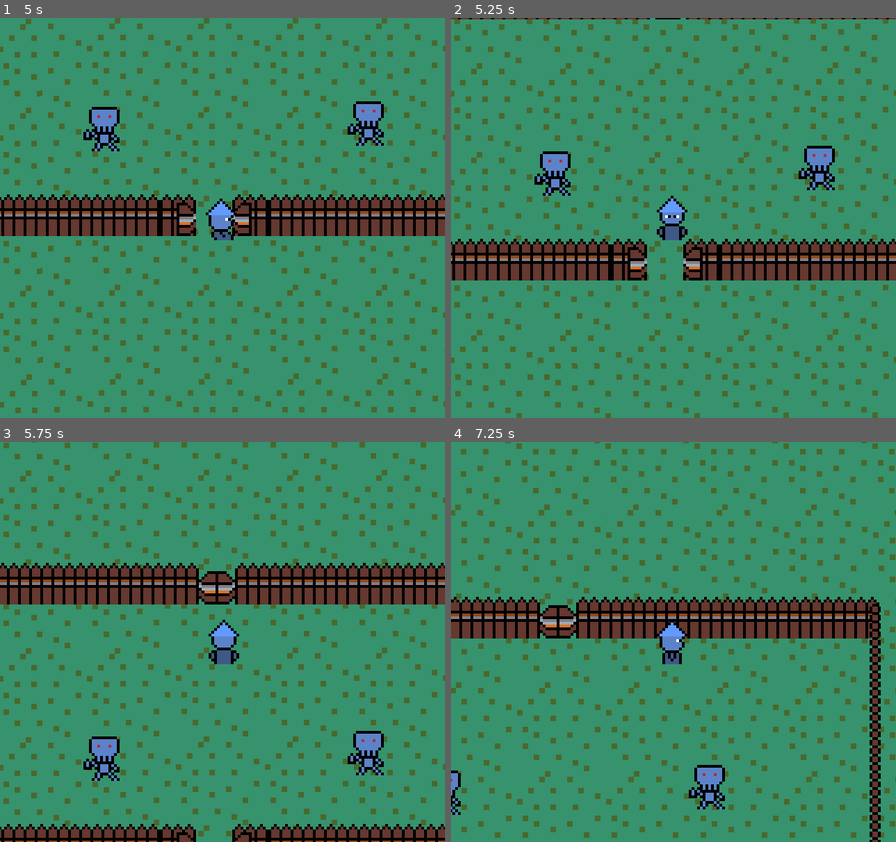
Above: before the commit, frames 1-4 (two rows, left to right).
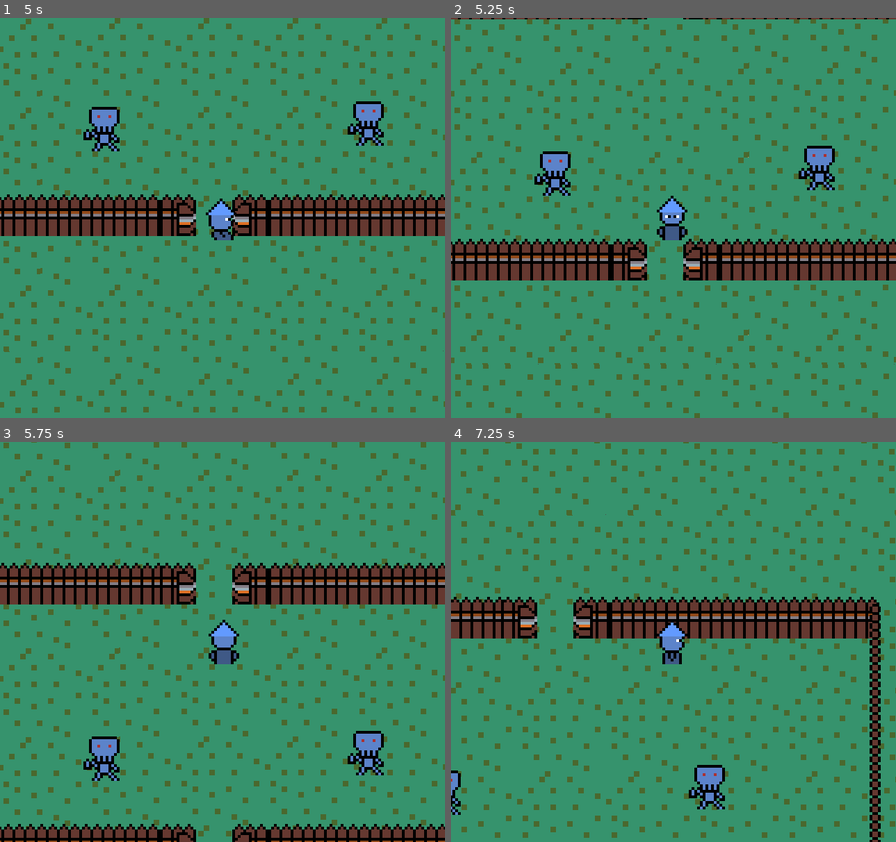
Above: after the commit, the same moments.

Repository: macattack69/TOPSECRETDONTTOUCH
Game: Godot game, scene res://Scenes/World.tscn
The game is run twice, just before and just after one commit, with the same random seed, the same clock (stepped at 60 frames per second) and the same inputs.
Inputs:
- Up to frame 1 (5 s): tap Enter at 0.5 s; hold W (ui_up) 0.53-2.03 s; tap R (dodge) at 0.6, 2.85 s; tap Space (shoot) at 1.35 s; hold A (ui_left) 2.03-3.53 s; tap F (shoot2) at 2.1, 4.35 s; hold S (ui_down) 3.53-4.28 s; hold Space (shoot) 3.53-4.28 s; hold D (ui_right) from 4.28 s (still down)
- Up to frame 2 (5.25 s): release D (ui_right) at 5.03 s; hold W (ui_up) from 5.03 s (still down); tap R (dodge) at 5.1 s
- Up to frame 3 (5.75 s): keep holding W (ui_up)
- Up to frame 4 (7.25 s): release W (ui_up) at 5.78 s; hold D (ui_right) from 5.78 s (still down); tap Space (shoot) at 5.85 s; tap F (shoot2) at 6.6 s

Frame 1 is identical in both runs. In frame 2, less than 0.1% of the frame differs, in the area x 35-61%, y 0-1%; in frame 3, 1.7%, in the area x 35-61%, y 30-41%; in frame 4, 1.7%.

Commit message:
lucky theres a man who
positively can do

Diff:
--- a/yamya2w+b/Scenes/World.tscn
+++ b/yamya2w+b/Scenes/World.tscn
@@ -7,9 +7,13 @@
 [ext_resource path="res://Scenes/Environmennt/wallupndown.tscn" type="PackedScene" id=5]
 [ext_resource path="res://Scenes/Environmennt/wallAngled.tscn" type="PackedScene" id=6]
 [ext_resource path="res://Scenes/manazombie.tscn" type="PackedScene" id=7]
-[ext_resource path="res://Scenes/Environmennt/gate_closed.tscn" type="PackedScene" id=8]
+[ext_resource path="res://Assets/peterson_gryfanson.png" type="Texture" id=8]
 [ext_resource path="res://Scenes/Environmennt/WallAngledFlipped.tscn" type="PackedScene" id=9]
 [ext_resource path="res://Scenes/Environmennt/barracks_wall.tscn" type="PackedScene" id=10]
+[ext_resource path="res://Assets/stevie_griffan.png" type="Texture" id=11]
+[ext_resource path="res://Assets/loins_infanticide.png" type="Texture" id=12]
+[ext_resource path="res://Assets/megathrob_gryphantide.png" type="Texture" id=13]
+[ext_resource path="res://Assets/chrischan_griffan.png" type="Texture" id=14]
 
 [node name="World" type="Node2D"]
 
@@ -32,9 +36,6 @@
 
 [node name="bigwall5" parent="YSort" instance=ExtResource( 4 )]
 position = Vector2( -90, -155 )
-
-[node name="Node2D2" parent="YSort" instance=ExtResource( 8 )]
-position = Vector2( -23, -155 )
 
 [node name="bigwall6" parent="YSort" instance=ExtResource( 4 )]
 position = Vector2( 44, -155 )
@@ -72,5 +73,28 @@
 [node name="gate_opened" parent="YSort" instance=ExtResource( 3 )]
 position = Vector2( -24, -61 )
 
+[node name="gate_opened2" parent="YSort" instance=ExtResource( 3 )]
+position = Vector2( -24, -155 )
+
 [node name="Player" parent="YSort" instance=ExtResource( 1 )]
 position = Vector2( -19, 9 )
+
+[node name="ChrischanGriffan" type="Sprite" parent="."]
+position = Vector2( -17, -386 )
+texture = ExtResource( 14 )
+
+[node name="LoinsInfanticide" type="Sprite" parent="."]
+position = Vector2( 13, -387 )
+texture = ExtResource( 12 )
+
+[node name="MegathrobGryphantide" type="Sprite" parent="."]
+position = Vector2( -7, -370 )
+texture = ExtResource( 13 )
+
+[node name="PetersonGryfanson" type="Sprite" parent="."]
+position = Vector2( 16, -372 )
+texture = ExtResource( 8 )
+
+[node name="StevieGriffan" type="Sprite" parent="."]
+position = Vector2( -10, -402 )
+texture = ExtResource( 11 )
--- a/yamya2w+b/player/Player.tscn
+++ b/yamya2w+b/player/Player.tscn
@@ -694,6 +694,7 @@
 
 [node name="CollisionShape2D" parent="Hitbox" index="0"]
 shape = SubResource( 77 )
+disabled = true
 
 [connection signal="area_entered" from="Hurtbox" to="." method="_on_Hurtbox_area_entered"]
 
Binary file added: yamya2w+b/Assets/chrischan_griffan.png
Not shown, added: yamya2w+b/Assets/chrischan_griffan.png.import
Binary file added: yamya2w+b/Assets/loins_infanticide.png
Not shown, added: yamya2w+b/Assets/loins_infanticide.png.import
Binary file added: yamya2w+b/Assets/megathrob_gryphantide.png
Not shown, added: yamya2w+b/Assets/megathrob_gryphantide.png.import
Binary file added: yamya2w+b/Assets/peterson_gryfanson.png
Not shown, added: yamya2w+b/Assets/peterson_gryfanson.png.import
Binary file added: yamya2w+b/Assets/stevie_griffan.png
Not shown, added: yamya2w+b/Assets/stevie_griffan.png.import
Not shown: 1 places in yamya2w+b/Scenes/World.tscn that only renumber resources
